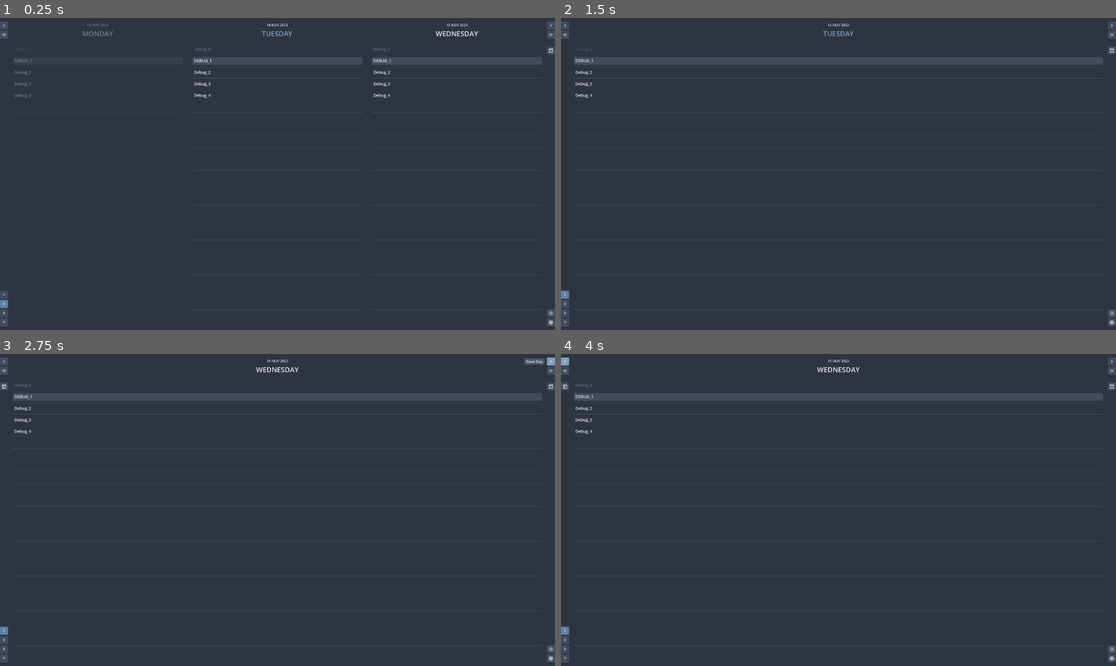
Above: before the commit, frames 1-4 (two rows, left to right).
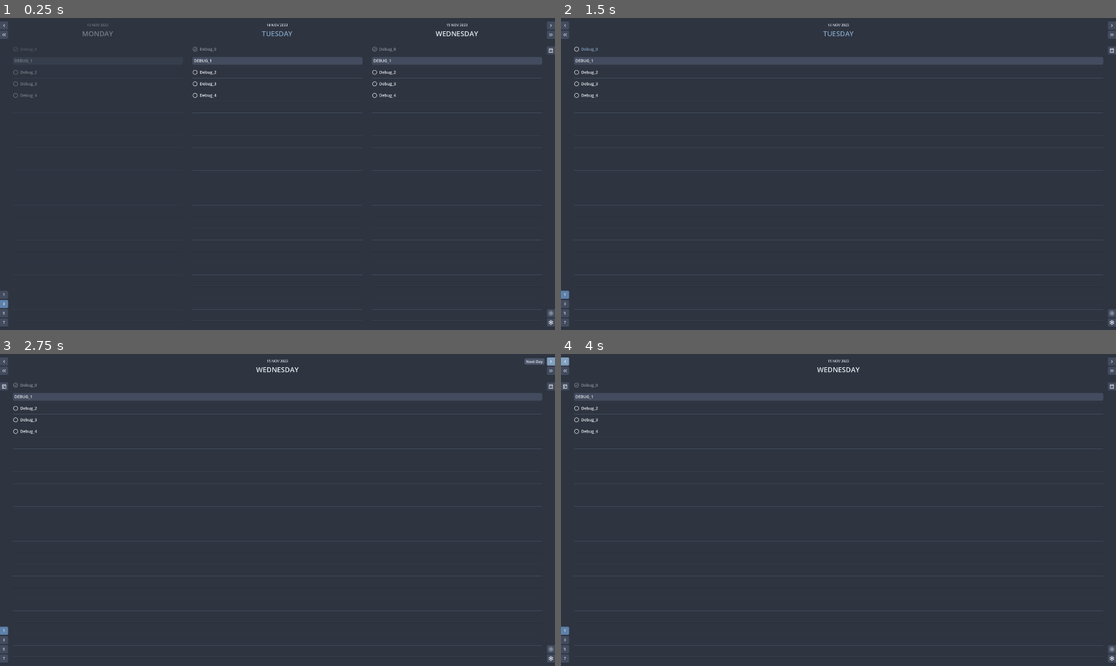
Above: after the commit, the same moments.

Repository: njamster/habituary
Game: Godot game, scene res://entry_point/entry_point.tscn
Two runs of this game, one before a commit and one after it. Both use one fixed random seed, a clock stepped at 60 frames per second and the inputs below.
Inputs (mouse positions are in pixels of both pictures, inside the frame that each line leads up to):
- Up to frame 1 (0.25 s): no input
- Up to frame 2 (1.5 s): click "1" at 0.5 s; click (577, 49) at 1.27 s
- Up to frame 3 (2.75 s): click (549, 360) at 2 s
- Up to frame 4 (4 s): click (1110, 360) at 2.75 s; click (566, 360) at 3.5 s

The runs differ from the first frame. In frame 1, 0.3% of the frame differs, in the area x 2-72%, y 9-26%; in frame 2, 0.1%; in frame 3, 0.1%; in frame 4, 0.1%.

Commit message:
Add a checkbox for toggling each to-do item
This replaces the previous way of toggling to-dos by right clicking
them. Headings won't display a checkbox.

Diff:
--- a/main_window/list_view/day_panel/todo_list/todo_item/todo_item.gd
+++ b/main_window/list_view/day_panel/todo_list/todo_item/todo_item.gd
@@ -20,12 +20,15 @@
 	set(value):
 		done = value
 		if is_inside_tree():
+			%CheckBox.button_pressed = done
 			if done:
-				%Label.self_modulate.a = 0.3
+				%CheckBox.modulate.a = 0.5
+				%Content.modulate.a = 0.5
 				for node in [%Content, %Label, %Edit]:
 					node.mouse_default_cursor_shape = CURSOR_ARROW
 			else:
-				%Label.self_modulate.a = 1.0
+				%CheckBox.modulate.a = 1.0
+				%Content.modulate.a = 1.0
 				for node in [%Content, %Label, %Edit]:
 					node.mouse_default_cursor_shape = CURSOR_IBEAM
 
@@ -36,9 +39,11 @@
 			if is_heading:
 				get("theme_override_styles/panel").draw_center = true
 				%Label.uppercase = true
+				%CheckBox.hide()
 			else:
 				get("theme_override_styles/panel").draw_center = false
 				%Label.uppercase = false
+				%CheckBox.show()
 
 
 var _contains_mouse_cursor := false
@@ -117,10 +122,6 @@
 			MOUSE_BUTTON_MASK_LEFT:
 				if event.pressed and not done:
 					edit()
-			MOUSE_BUTTON_MASK_RIGHT:
-				if event.pressed and not is_in_edit_mode() and not is_heading:
-					done = not done
-					%UI.visible = not done
 
 
 func _can_drop_data(_at_position: Vector2, data: Variant) -> bool:
@@ -184,8 +185,15 @@
 	if dark_mode:
 		get("theme_override_styles/panel").bg_color = Settings.NORD_02
 		%Label.set("theme_override_colors/font_color", Settings.NORD_06)
+		%CheckBox.self_modulate = Settings.NORD_06
 		%UI.modulate = Settings.NORD_06
 	else:
 		get("theme_override_styles/panel").bg_color = Settings.NORD_04
 		%Label.set("theme_override_colors/font_color", Settings.NORD_00)
+		%CheckBox.self_modulate = Settings.NORD_00
 		%UI.modulate = Settings.NORD_00
+
+
+
+func _on_check_box_toggled(toggled_on: bool) -> void:
+	self.done = toggled_on
--- a/main_window/list_view/day_panel/todo_list/todo_item/todo_item.tscn
+++ b/main_window/list_view/day_panel/todo_list/todo_item/todo_item.tscn
@@ -31,6 +31,15 @@
 
 [node name="HBox" type="HBoxContainer" parent="."]
 layout_mode = 2
+theme_override_constants/separation = 0
+
+[node name="CheckBox" type="CheckBox" parent="HBox"]
+unique_name_in_owner = true
+layout_mode = 2
+focus_mode = 0
+mouse_filter = 1
+mouse_default_cursor_shape = 2
+theme_type_variation = &"ToDoItem_CheckBox"
 
 [node name="Content" type="MarginContainer" parent="HBox"]
 unique_name_in_owner = true
@@ -99,6 +108,7 @@
 [connection signal="gui_input" from="." to="." method="_on_gui_input"]
 [connection signal="mouse_entered" from="." to="." method="_on_mouse_entered"]
 [connection signal="mouse_exited" from="." to="." method="_on_mouse_exited"]
+[connection signal="toggled" from="HBox/CheckBox" to="." method="_on_check_box_toggled"]
 [connection signal="gui_input" from="HBox/Content" to="." method="_on_content_gui_input"]
 [connection signal="focus_exited" from="HBox/Content/Edit" to="." method="_on_edit_focus_exited"]
 [connection signal="text_changed" from="HBox/Content/Edit" to="." method="_on_edit_text_changed"]
--- a/theme/default_theme.tres
+++ b/theme/default_theme.tres
@@ -1,4 +1,7 @@
-[gd_resource type="Theme" load_steps=31 format=3 uid="uid://r4f841iblmo"]
+[gd_resource type="Theme" load_steps=39 format=3 uid="uid://r4f841iblmo"]
+
+[ext_resource type="Texture2D" uid="uid://36rqvmf8v7hf" path="res://theme/images/checkbox_checked.svg" id="1_21bym"]
+[ext_resource type="Texture2D" uid="uid://d00v4pleoufwq" path="res://theme/images/checkbox.svg" id="2_0dam5"]
 
 [sub_resource type="StyleBoxFlat" id="StyleBoxFlat_vf7p3"]
 content_margin_left = 8.0
@@ -279,6 +282,18 @@
 corner_radius_top_left = 4
 corner_radius_bottom_left = 4
 corner_detail = 5
+
+[sub_resource type="StyleBoxEmpty" id="StyleBoxEmpty_cq1b0"]
+
+[sub_resource type="StyleBoxEmpty" id="StyleBoxEmpty_fmyjj"]
+
+[sub_resource type="StyleBoxEmpty" id="StyleBoxEmpty_bobpa"]
+
+[sub_resource type="StyleBoxEmpty" id="StyleBoxEmpty_n86q7"]
+
+[sub_resource type="StyleBoxEmpty" id="StyleBoxEmpty_nktio"]
+
+[sub_resource type="StyleBoxEmpty" id="StyleBoxEmpty_tnyii"]
 
 [sub_resource type="StyleBoxFlat" id="StyleBoxFlat_4010s"]
 content_margin_left = 6.0
@@ -350,6 +365,15 @@
 RightSidebarButton/styles/pressed = SubResource("StyleBoxFlat_ggb6q")
 SubtleLabel/base_type = &"Label"
 SubtleLabel/colors/font_color = Color(0.847059, 0.870588, 0.913725, 1)
+ToDoItem_CheckBox/base_type = &"CheckBox"
+ToDoItem_CheckBox/icons/checked = ExtResource("1_21bym")
+ToDoItem_CheckBox/icons/unchecked = ExtResource("2_0dam5")
+ToDoItem_CheckBox/styles/disabled = SubResource("StyleBoxEmpty_cq1b0")
+ToDoItem_CheckBox/styles/focus = SubResource("StyleBoxEmpty_fmyjj")
+ToDoItem_CheckBox/styles/hover = SubResource("StyleBoxEmpty_bobpa")
+ToDoItem_CheckBox/styles/hover_pressed = SubResource("StyleBoxEmpty_n86q7")
+ToDoItem_CheckBox/styles/normal = SubResource("StyleBoxEmpty_nktio")
+ToDoItem_CheckBox/styles/pressed = SubResource("StyleBoxEmpty_tnyii")
 TooltipLabel/font_sizes/font_size = 13
 TooltipPanel/base_type = &"PanelContainer"
 TooltipPanel/styles/panel = SubResource("StyleBoxFlat_4010s")
--- /dev/null
+++ b/theme/images/checkbox.svg
@@ -0,0 +1,28 @@
+<?xml version="1.0" encoding="UTF-8" standalone="no"?>
+<svg
+   height="20"
+   viewBox="0 -960 960 960"
+   width="20"
+   fill="#ffffff"
+   version="1.1"
+   id="svg1"
+   sodipodi:docname="checkbox.svg"
+   xmlns:inkscape="http://www.inkscape.org/namespaces/inkscape"
+   xmlns:sodipodi="http://sodipodi.sourceforge.net/DTD/sodipodi-0.dtd"
+   xmlns="http://www.w3.org/2000/svg"
+   xmlns:svg="http://www.w3.org/2000/svg">
+  <defs
+     id="defs1" />
+  <sodipodi:namedview
+     id="namedview1"
+     pagecolor="#505050"
+     bordercolor="#eeeeee"
+     borderopacity="1"
+     inkscape:showpageshadow="0"
+     inkscape:pageopacity="0"
+     inkscape:pagecheckerboard="0"
+     inkscape:deskcolor="#d1d1d1" />
+  <path
+     d="M 480.28,-96 Q 401,-96 331,-126 261,-156 208.5,-208.5 156,-261 126,-330.96 96,-400.92 96,-480.46 96,-560 126,-629.5 q 30,-69.5 82.5,-122 52.5,-52.5 122.46,-82.5 69.96,-30 149.5,-30 79.54,0 149.04,30 69.5,30 122,82.5 52.5,52.5 82.5,122.22 30,69.73 30,149 0,79.28 -30,149.28 -30,70 -82.5,122.5 -52.5,52.5 -122.22,82.5 -69.73,30 -149,30 z M 480,-168 q 130,0 221,-91 91,-91 91,-221 0,-130 -91,-221 -91,-91 -221,-91 -130,0 -221,91 -91,91 -91,221 0,130 91,221 91,91 221,91 z m 0,-312 z"
+     id="path1" />
+</svg>
--- /dev/null
+++ b/theme/images/checkbox_checked.svg
@@ -0,0 +1 @@
+<svg xmlns="http://www.w3.org/2000/svg" height="20px" viewBox="0 -960 960 960" width="20px" fill="#FFFFFF"><path d="M480-96q-79 0-149-30t-122.5-82.5Q156-261 126-331T96-480q0-80 30-149.5t82.5-122Q261-804 331-834t149-30q63 0 120 19t105 54l-52 52q-37-26-81-39.5T480-792q-130 0-221 91t-91 221q0 130 91 221t221 91q130 0 221-91t91-221q0-21-3-41.5t-8-40.5l57-57q13 32 19.5 67t6.5 72q0 79-30 149t-82.5 122.5Q699-156 629.5-126T480-96Zm-55-211L264-468l52-52 110 110 387-387 51 51-439 439Z"/></svg>
Not shown, added: theme/images/checkbox.svg.import
Not shown, added: theme/images/checkbox_checked.svg.import
